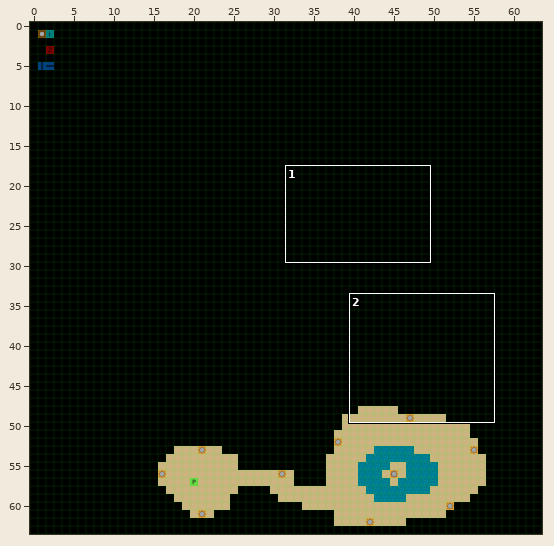
Tiled map (JSON), stored at assets/maps/chap1.json. The first picture is a wide view before the edit; the outline marks the close-up.
Close-up. First the earlier version:
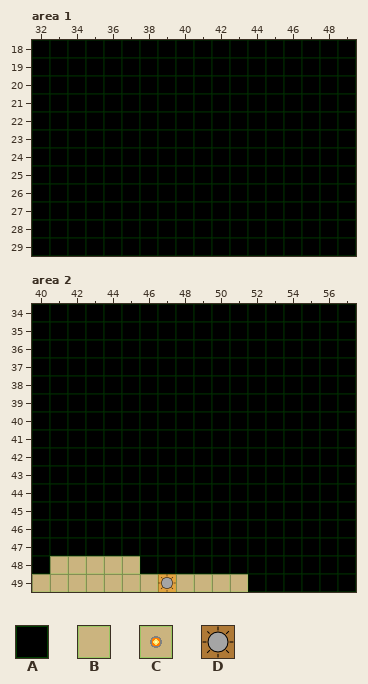
Cells are 32x32 px. Shown: area 1 x 32..49, y 18..29; area 2 x 40..57, y 34..49. The commit also changed other parts of the map, which this record leaves out.
Key: from "basic": A 0, B 1, C 8; from "items": D 0.
_ is an empty cell.
Objects are placed by their top-left corner, in cells (3,4 is the top-left corner of cell 3,4); size is 1x1 cell unless given.
Layer "map" before, area 1, first column x 32:
18 AAAAAAAAAAAAAAAAAA
19 AAAAAAAAAAAAAAAAAA
20 AAAAAAAAAAAAAAAAAA
21 AAAAAAAAAAAAAAAAAA
22 AAAAAAAAAAAAAAAAAA
23 AAAAAAAAAAAAAAAAAA
24 AAAAAAAAAAAAAAAAAA
25 AAAAAAAAAAAAAAAAAA
26 AAAAAAAAAAAAAAAAAA
27 AAAAAAAAAAAAAAAAAA
28 AAAAAAAAAAAAAAAAAA
29 AAAAAAAAAAAAAAAAAA
Layer "map" before, area 2, first column x 40:
34 AAAAAAAAAAAAAAAAAA
35 AAAAAAAAAAAAAAAAAA
36 AAAAAAAAAAAAAAAAAA
37 AAAAAAAAAAAAAAAAAA
38 AAAAAAAAAAAAAAAAAA
39 AAAAAAAAAAAAAAAAAA
40 AAAAAAAAAAAAAAAAAA
41 AAAAAAAAAAAAAAAAAA
42 AAAAAAAAAAAAAAAAAA
43 AAAAAAAAAAAAAAAAAA
44 AAAAAAAAAAAAAAAAAA
45 AAAAAAAAAAAAAAAAAA
46 AAAAAAAAAAAAAAAAAA
47 AAAAAAAAAAAAAAAAAA
48 ABBBBBAAAAAAAAAAAA
49 BBBBBBBCBBBBAAAAAA
Objects on layer "lights" before, area 2:
D "LowLight" at 47,49
After the commit:
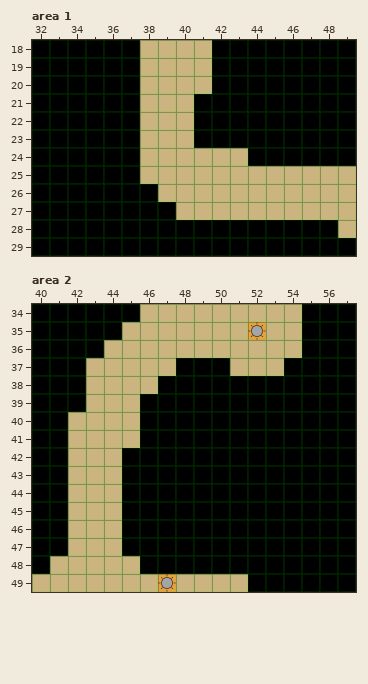
Difference:
{"where": "layer \"map\", area 1"}
{"y":18,"x":38,"old":"AAAA","new":"BBBB"}
{"y":19,"x":38,"old":"AAAA","new":"BBBB"}
{"y":20,"x":38,"old":"AAAA","new":"BBBB"}
{"y":21,"x":38,"old":"AAA","new":"BBB"}
{"y":22,"x":38,"old":"AAA","new":"BBB"}
{"y":23,"x":38,"old":"AAA","new":"BBB"}
{"y":24,"x":38,"old":"AAAAAA","new":"BBBBBB"}
{"y":25,"x":38,"old":"AAAAAAAAAAAA","new":"BBBBBBBBBBBB"}
{"y":26,"x":39,"old":"AAAAAAAAAAA","new":"BBBBBBBBBBB"}
{"y":27,"x":40,"old":"AAAAAAAAAA","new":"BBBBBBBBBB"}
{"y":28,"x":49,"old":"A","new":"B"}
{"where": "layer \"map\", area 2"}
{"y":34,"x":46,"old":"AAAAAAAAA","new":"BBBBBBBBB"}
{"y":35,"x":45,"old":"AAAAAAAAAA","new":"BBBBBBBCBB"}
{"y":36,"x":44,"old":"AAAAAAAAAAA","new":"BBBBBBBBBBB"}
{"y":37,"x":43,"old":"AAAAA","new":"BBBBB"}
{"y":37,"x":51,"old":"AAA","new":"BBB"}
{"y":38,"x":43,"old":"AAAA","new":"BBBB"}
{"y":39,"x":43,"old":"AAA","new":"BBB"}
{"y":40,"x":42,"old":"AAAA","new":"BBBB"}
{"y":41,"x":42,"old":"AAAA","new":"BBBB"}
{"y":42,"x":42,"old":"AAA","new":"BBB"}
{"y":43,"x":42,"old":"AAA","new":"BBB"}
{"y":44,"x":42,"old":"AAA","new":"BBB"}
{"y":45,"x":42,"old":"AAA","new":"BBB"}
{"y":46,"x":42,"old":"AAA","new":"BBB"}
{"y":47,"x":42,"old":"AAA","new":"BBB"}
{"where": "layer \"lights\", area 2"}
{"now": "D \"LowLight\" at 52,35"}
{"label":"changed","picture_box":[140,40,356,238]}
{"label":"changed","picture_box":[68,304,302,556]}
